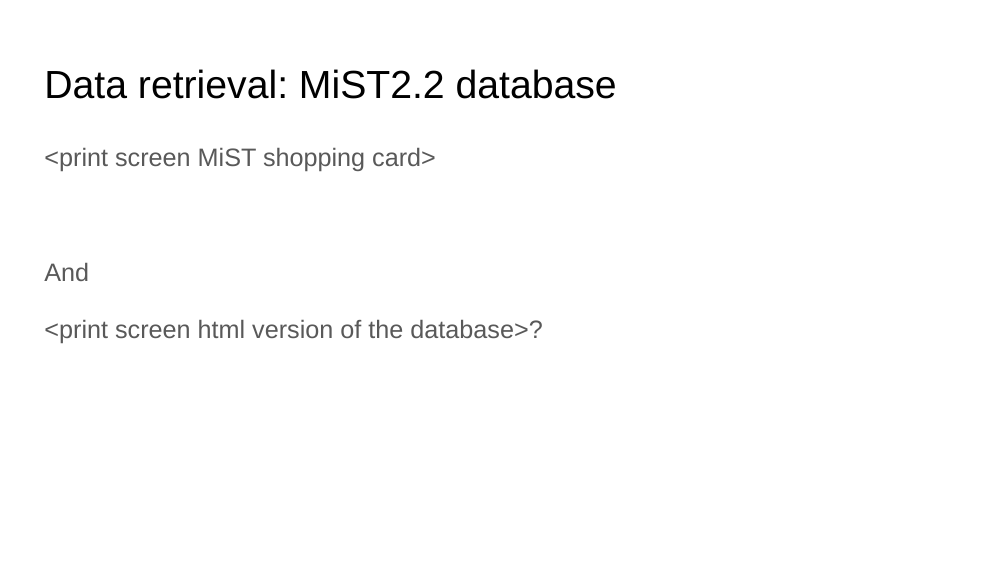
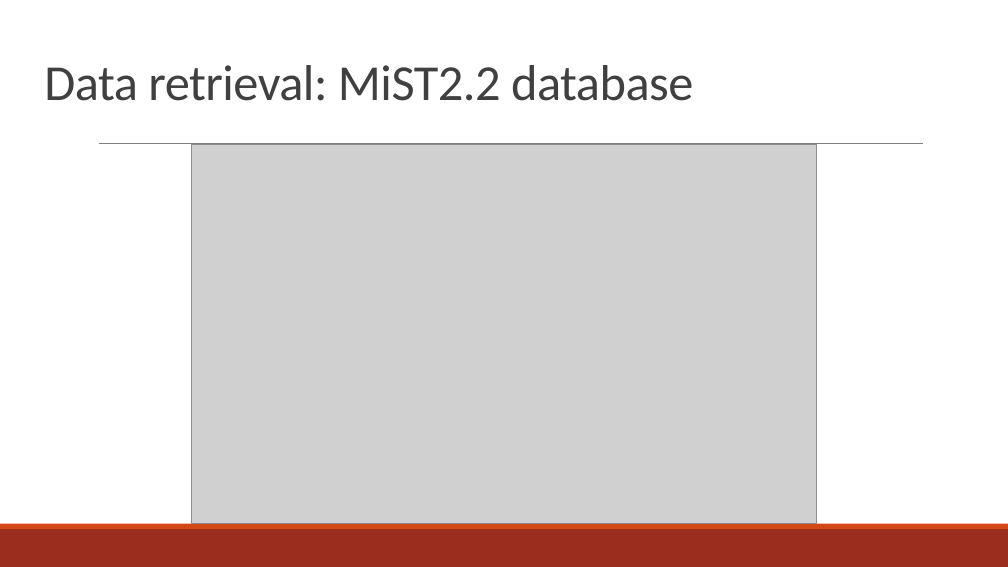
Before and after one commit to MrKort/Pcfb_Final_Project, a slide deck: slide 6 of PBfB_final_presentation_HKruize_KKort.pptx. Drawn at 1008x567 pixels with LibreOffice and Linux fonts; fonts in the diff are those of the drawing; grey boxes stand for pictures. Boxes give left, top, right and bottom in pixels: in the first picture for what was removed or moved away, otherwise in the second. Text is boxed around its words. In the diff, an @@ line names an element or a change of style, - is before the commit and + after.

```diff
--- a/PBfB_final_presentation_HKruize_KKort.pptx
+++ b/PBfB_final_presentation_HKruize_KKort.pptx
@@ title "Data retrieval: MiST2.2 database" at (44, 65, 693, 101): size 28 to 36 pt, font Arial to Calibri, text colour #000000 to #404040, letter spacing 0 to -0.4 pt; line spacing 1 to 0.85 @@
@@ text removed at (44, 147, 542, 343) @@
-<print screen MiST shopping card>
-And
-<print screen html version of the database>?
@@ line added from (99, 144) to (922, 144), #808080 0.5 pt @@
@@ picture added at (192, 144, 815, 523) @@
@@ rectangle added at (0, 529, 1008, 567), fill #9B2D1F @@
@@ rectangle added at (0, 524, 1008, 529), fill #D34817 @@
```
Also in this commit, not shown: 9 other slides changed, 3 slides added, 2 slides removed, 4 other files.
